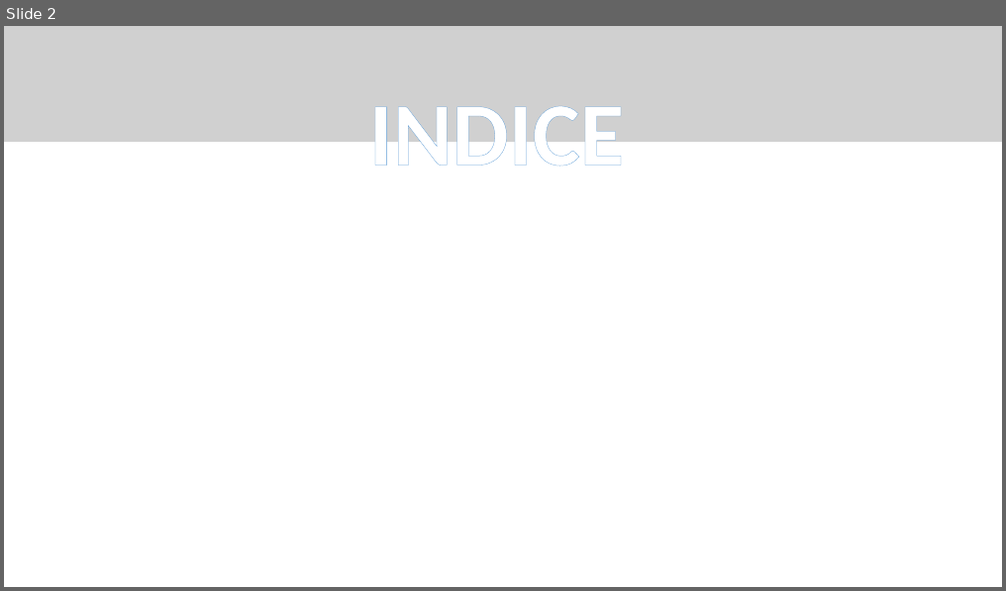
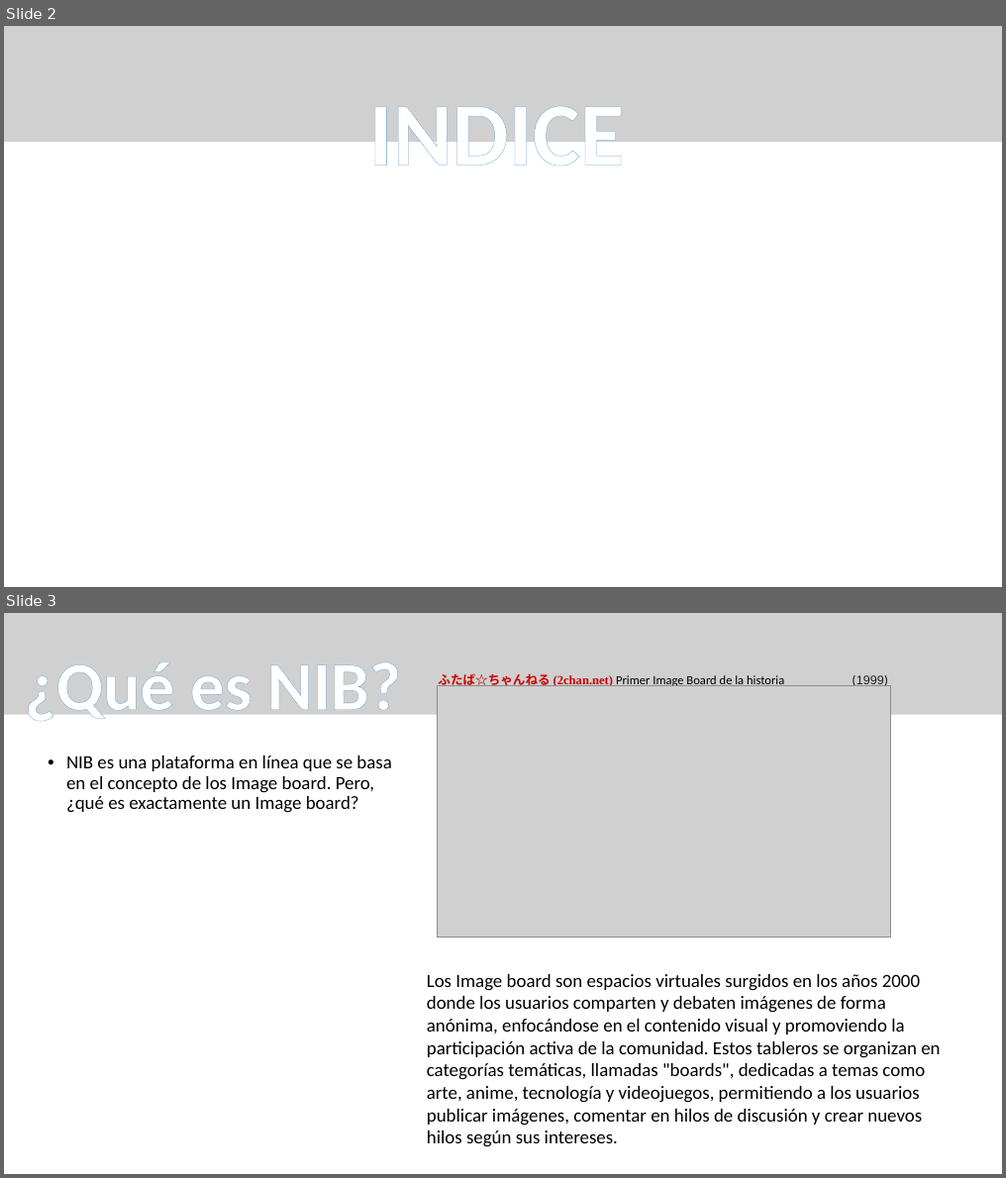
Before and after one commit to CBujeda/TFG-PROYECT-Nine_Image_Board, a slide deck: Documentation/presentación/NIB 0.1.1 - PRESENTATION .pptx. Shown one above the other, each under a label of ours: slide 2 before the commit, slides 2 and 3 after it. The pictures are 1006x591 and 1006x1178 pixels, drawn with LibreOffice and Linux fonts; fonts in the diff are those of the drawing; grey boxes stand for pictures. Boxes give left, top, right and bottom in pixels: in the first picture for what was removed or moved away, otherwise in the second. Text is boxed around its words. In the diff, an @@ line names an element or a change of style, - is before the commit and + after.

```diff
--- a/Documentation/presentación/NIB 0.1.1 - PRESENTATION .pptx
+++ b/Documentation/presentación/NIB 0.1.1 - PRESENTATION .pptx
@@ slide 3 added at (x1=4, y1=613, x2=1002, y2=1174), background #FFFFFF @@
@@ freeform shape added at (x1=4, y1=613, x2=1002, y2=707), fill #4472C4 @@
@@ picture added at (x1=4, y1=613, x2=1002, y2=715) @@
@@ title added at (x1=25, y1=663, x2=401, y2=727), 66 pt, text pattern #9DC3E6 on #FFFFFF, bold @@
+¿Qué es NIB?
@@ picture added at (x1=438, y1=685, x2=891, y2=937) @@
@@ text added at (x1=438, y1=673, x2=888, y2=686), 12 pt, text #000000 @@
+ふたば☆ちゃんねる (2chan.net) Primer Image Board de la historia (1999)
@@ picture added at (x1=438, y1=685, x2=891, y2=937) @@
@@ text added at (x1=66, y1=756, x2=391, y2=813), 18 pt, text #000000 @@
+• NIB es una plataforma en línea que se basa en el concepto de los Image board. Pero, ¿qué es exactamente un Image board?
@@ text added at (x1=427, y1=974, x2=940, y2=1148), 18 pt, text #000000 @@
+Los Image board son espacios virtuales surgidos en los años 2000 donde los usuarios comparten y debaten imágenes de forma anónima, enfocándose en el contenido visual y promoviendo la participación activa de la comunidad. Estos tableros se organizan en categorías temáticas, llamadas "boards", dedicadas a temas como arte, anime, tecnología y videojuegos, permitiendo a los usuarios publicar imágenes, comentar en hilos de discusión y crear nuevos hilos según sus intereses.
```
Also in this commit, not shown: 1 slide changed, 3 other slides added, 1 slide removed.
